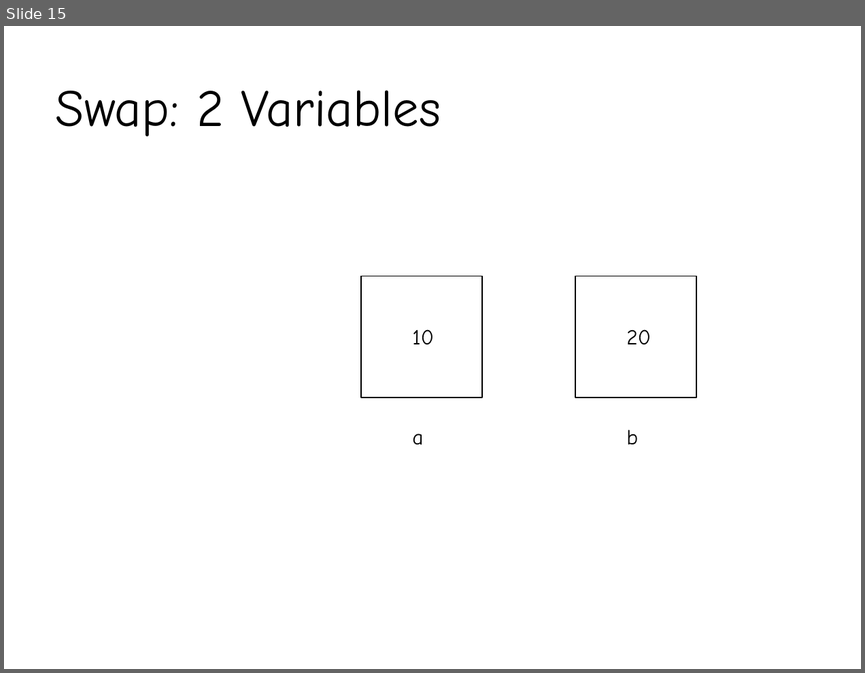
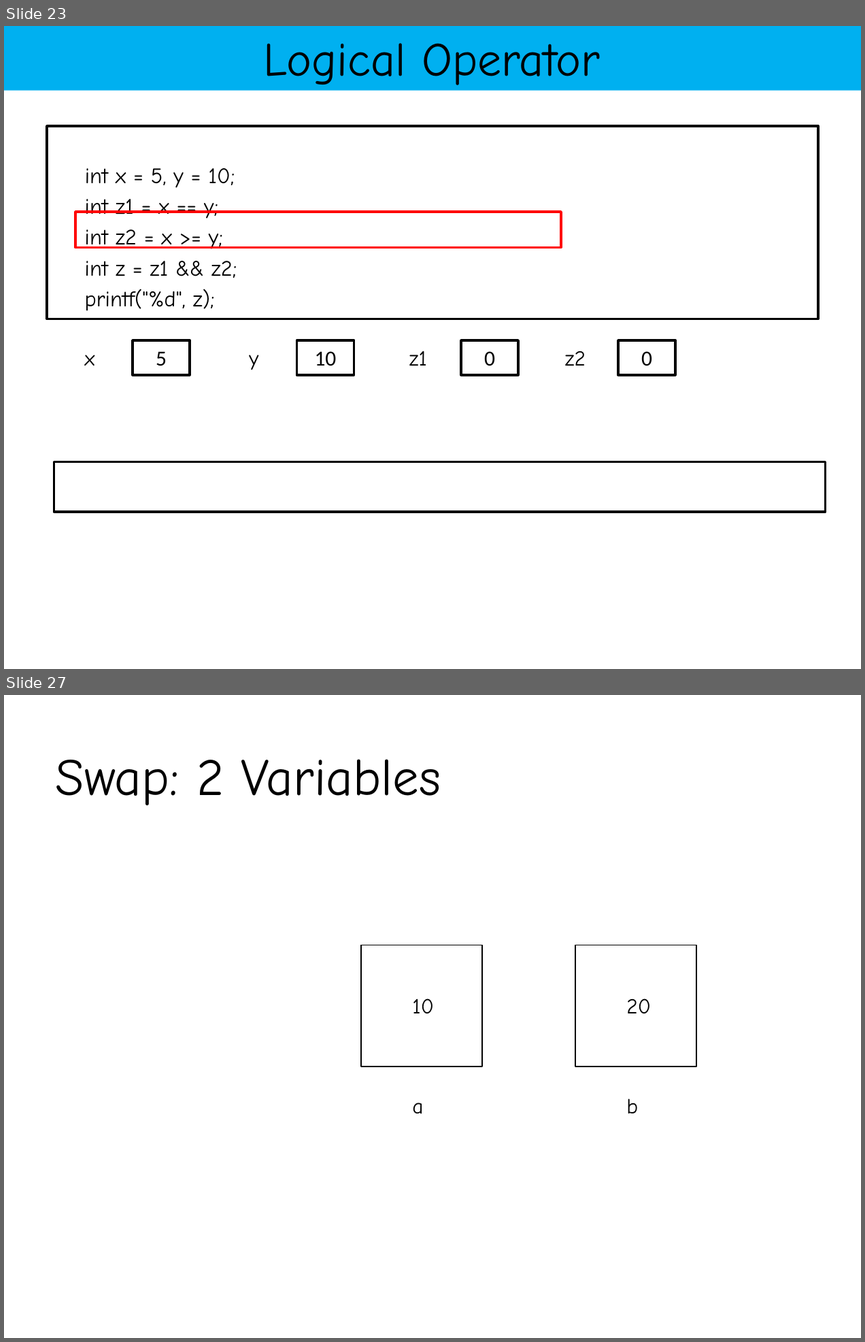
Before and after one commit to YeasirRayhanPrince/yeasirrayhanprince.github.io, a slide deck: cse103/materials/Slide3.pptx. Shown one above the other, each under a label of ours: slide 15 before the commit, slides 23 and 27 after it; the slides between them are not shown. The pictures are 865x673 and 865x1342 pixels, drawn with LibreOffice and Linux fonts; fonts in the diff are those of the drawing. Boxes give left, top, right and bottom in pixels: in the first picture for what was removed or moved away, otherwise in the second. Text is boxed around its words. In the diff, an @@ line names an element or a change of style, - is before the commit and + after.

```diff
--- a/cse103/materials/Slide3.pptx
+++ b/cse103/materials/Slide3.pptx
@@ slide 23 added at [4,26,861,669], background #FFFFFF @@
@@ rectangle added at [4,26,861,90], fill #00B0F0, 40 pt, text #000000 @@
+Logical Operator
@@ rectangle added at [47,126,818,319], fill #FFFFFF, outline #000000 2 pt, 18.5 pt, text #000000 @@
+int x = 5, y = 10;
+int z1 = x == y;
+int z2 = x >= y;
+int z = z1 && z2;
+printf("%d", z);
@@ rectangle added at [75,212,561,248], outline #FF0000 2 pt @@
@@ rectangle added at [133,340,190,375], fill #FFFFFF, outline #000000 2 pt, 18 pt, text #000000 @@
+5
@@ rectangle added at [297,340,354,375], fill #FFFFFF, outline #000000 2 pt, 18 pt, text #000000 @@
+10
@@ text added at [409,350,427,365], 18 pt, text #000000 @@
+z1
@@ rectangle added at [461,340,518,375], fill #FFFFFF, outline #000000 2 pt, 18 pt, text #000000 @@
+0
@@ text added at [565,351,585,365], 18 pt, text #000000 @@
+z2
@@ rectangle added at [618,340,676,375], fill #FFFFFF, outline #000000 2 pt, 18 pt, text #000000 @@
+0
@@ text added at [85,354,95,365], 18 pt, text #000000 @@
+x
@@ text added at [249,354,258,370], 18 pt, text #000000 @@
+y
@@ rectangle added at [54,461,825,511], fill #FFFFFF, outline #000000 2 pt @@
@@ what was slide 15 is now slide 27 @@
```
Also in this commit, not shown: 7 slides changed, 18 other slides added, 7 slides removed, 4 other files.
